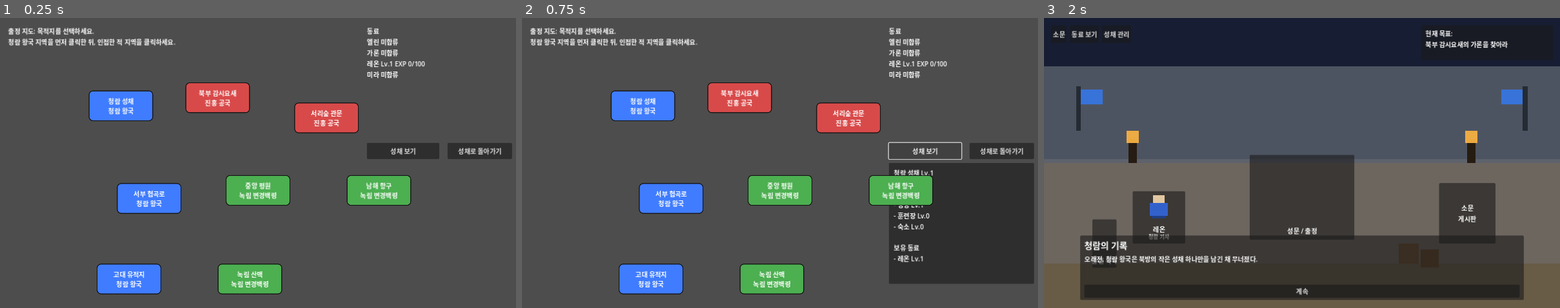
Above: before the commit, frames 1-3 (left to right).
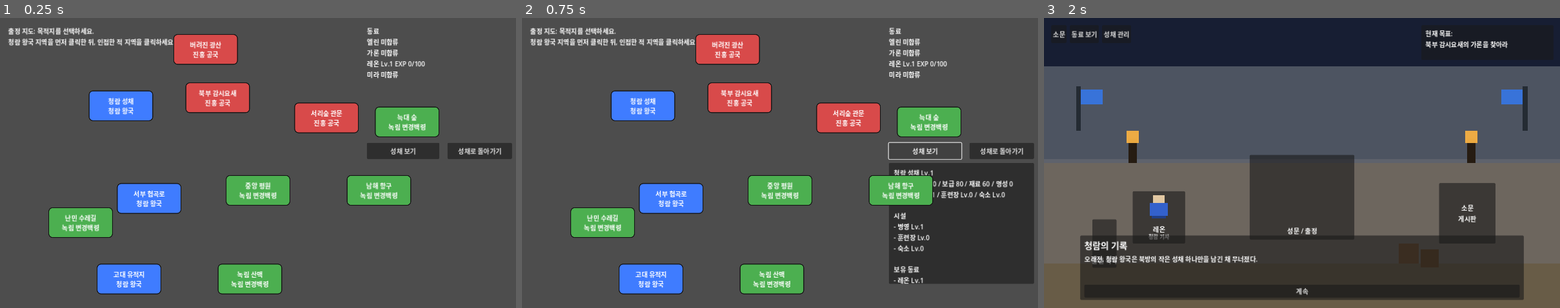
Above: after the commit, the same moments.

Repository: yogitobi31/season-of-warlords
Game: Godot game, scene res://scenes/WorldMap.tscn
The game is run twice, just before and just after one commit, with the same random seed, the same clock (stepped at 60 frames per second) and the same inputs. This scene is started directly instead of the project's main scene.
Inputs:
- Up to frame 1 (0.25 s): no input
- Up to frame 2 (0.75 s): click "성채 보기" at 0.5 s
- Up to frame 3 (2 s): click "성채로 돌아가기" at 1.25 s

The runs differ from the first frame. In frame 1, 3.9% of the frame differs, in the area x 9-86%, y 5-76%; in frame 2, 4.9%, in the area x 9-96%, y 5-92%; in frame 3, nothing differs.

Commit message:
Add preparation loop with resources, upgrades, and side expeditions

Diff:
--- a/scripts/Battle.gd
+++ b/scripts/Battle.gd
@@ -39,6 +39,9 @@
 	var joined_companions: Array = GameState.get_joined_companions()
 	var front_center_y: float = 360.0
 	var deployed_companions: Array[String] = []
+	var soldier_hp_bonus: float = GameState.get_soldier_hp_bonus()
+	var soldier_attack_bonus: float = GameState.get_soldier_attack_bonus()
+	var morale_bonus: float = GameState.get_army_morale_bonus()
 	var companion_count: int = joined_companions.size()
 	if companion_count > UNITS_PER_TEAM:
 		companion_count = UNITS_PER_TEAM
@@ -52,7 +55,13 @@
 			p.unit_name = str(companion.get("name", "동료"))
 			p.level = int(companion.get("level", 1))
 			_apply_companion_stats(p, str(companion.get("id", "")), p.level)
+			p.max_hp += soldier_hp_bonus * 0.35
+			p.attack_power += soldier_attack_bonus * 0.35
+			p.attack_power += morale_bonus
 			deployed_companions.append(p.unit_name)
+		else:
+			p.max_hp += soldier_hp_bonus
+			p.attack_power += soldier_attack_bonus + morale_bonus
 		var lane: int = i % 5
 		var row: int = i / 5
 		var hero_offset: float = -12.0 if p.is_companion else 0.0
--- a/scripts/CastleHub.gd
+++ b/scripts/CastleHub.gd
@@ -21,6 +21,7 @@
 @onready var info_popup_overlay: Control = $UILayer/InfoPopupOverlay
 @onready var popup_title_label: Label = $UILayer/InfoPopupOverlay/PopupPanel/PopupMargin/PopupVBox/PopupTitleLabel
 @onready var popup_body_label: Label = $UILayer/InfoPopupOverlay/PopupPanel/PopupMargin/PopupVBox/PopupBodyLabel
+@onready var popup_vbox: VBoxContainer = $UILayer/InfoPopupOverlay/PopupPanel/PopupMargin/PopupVBox
 @onready var popup_close_button: Button = $UILayer/InfoPopupOverlay/PopupPanel/PopupMargin/PopupVBox/PopupCloseButton
 
 @onready var rumor_overlay: Control = $UILayer/RumorOverlay
@@ -38,6 +39,9 @@
 var opening_lines: Array[String] = []
 var opening_index: int = 0
 var opening_active: bool = false
+var upgrade_barracks_button: Button
+var upgrade_training_button: Button
+var upgrade_lodging_button: Button
 
 func _ready() -> void:
 	build_character_markers()
@@ -61,7 +65,27 @@
 	castle_event_confirm_button.pressed.connect(_on_castle_event_confirm_pressed)
 	dialogue_confirm_button.pressed.connect(_on_dialogue_confirm_pressed)
 	setup_opening_lines()
+	setup_manage_buttons()
 	start_opening_if_needed()
+
+func setup_manage_buttons() -> void:
+	upgrade_barracks_button = Button.new()
+	upgrade_barracks_button.text = "병영 강화"
+	upgrade_barracks_button.custom_minimum_size = Vector2(0, 34)
+	upgrade_barracks_button.pressed.connect(_on_upgrade_barracks_pressed)
+	popup_vbox.add_child(upgrade_barracks_button)
+
+	upgrade_training_button = Button.new()
+	upgrade_training_button.text = "훈련장 강화"
+	upgrade_training_button.custom_minimum_size = Vector2(0, 34)
+	upgrade_training_button.pressed.connect(_on_upgrade_training_pressed)
+	popup_vbox.add_child(upgrade_training_button)
+
+	upgrade_lodging_button = Button.new()
+	upgrade_lodging_button.text = "숙소 강화"
+	upgrade_lodging_button.custom_minimum_size = Vector2(0, 34)
+	upgrade_lodging_button.pressed.connect(_on_upgrade_lodging_pressed)
+	popup_vbox.add_child(upgrade_lodging_button)
 
 func create_character_sprite(character_name: String, character_title: String, body_color: Color) -> Control:
 	var root: Control = Control.new()
@@ -158,7 +182,7 @@
 func _on_manage_popup_pressed() -> void:
 	if opening_active:
 		return
-	show_popup("성채 관리", build_facilities_text() + "\n\n" + build_castle_people_text())
+	show_popup("성채 관리", build_manage_text())
 
 func show_popup(title: String, body: String) -> void:
 	popup_title_label.text = title
@@ -187,6 +211,44 @@
 		lines.append("- %s Lv.%d" % [str(facility.get("name", "시설")), int(facility.get("level", 0))])
 	return "\n".join(lines)
 
+func build_manage_text() -> String:
+	var cost_barracks: Dictionary = GameState.get_upgrade_cost("barracks")
+	var cost_training: Dictionary = GameState.get_upgrade_cost("training_ground")
+	var cost_lodging: Dictionary = GameState.get_upgrade_cost("lodging")
+	var lines: Array[String] = []
+	lines.append("자원")
+	lines.append("- Gold: %d" % GameState.gold)
+	lines.append("- 보급: %d" % GameState.supplies)
+	lines.append("- 재료: %d" % GameState.materials)
+	lines.append("- 명성: %d" % GameState.renown)
+	lines.append("")
+	lines.append("업그레이드")
+	lines.append("- 병영 Lv.%d (다음 비용 Gold %d / 재료 %d)" % [GameState.barracks_level, int(cost_barracks.get("gold", 0)), int(cost_barracks.get("materials", 0))])
+	lines.append("- 훈련장 Lv.%d (다음 비용 Gold %d / 재료 %d)" % [GameState.training_ground_level, int(cost_training.get("gold", 0)), int(cost_training.get("materials", 0))])
+	lines.append("- 숙소 Lv.%d (다음 비용 Gold %d / 재료 %d)" % [GameState.lodging_level, int(cost_lodging.get("gold", 0)), int(cost_lodging.get("materials", 0))])
+	lines.append("")
+	lines.append(build_facilities_text())
+	lines.append("")
+	lines.append(build_castle_people_text())
+	return "\n".join(lines)
+
+func _on_upgrade_barracks_pressed() -> void:
+	_try_upgrade("barracks")
+
+func _on_upgrade_training_pressed() -> void:
+	_try_upgrade("training_ground")
+
+func _on_upgrade_lodging_pressed() -> void:
+	_try_upgrade("lodging")
+
+func _try_upgrade(upgrade_key: String) -> void:
+	var success: bool = GameState.try_upgrade_castle(upgrade_key)
+	if success:
+		popup_title_label.text = "성채 관리 (강화 성공)"
+	else:
+		popup_title_label.text = "성채 관리 (자원 부족)"
+	popup_body_label.text = build_manage_text()
+
 func build_castle_people_text() -> String:
 	var lines: Array[String] = ["성채 인물"]
 	for companion_data: Dictionary in GameState.get_joined_companions():
--- a/scripts/GameState.gd
+++ b/scripts/GameState.gd
@@ -19,6 +19,7 @@
 
 const COMPANION_EXP_PER_WIN: int = 30
 const COMPANION_LEVELUP_EXP: int = 100
+const DEFAULT_BATTLE_REWARD: Dictionary = {"gold": 60, "materials": 15, "renown": 3, "companion_exp": 30}
 
 # 지역 원본 데이터 (인접 정보 포함)
 var regions: Dictionary = {}
@@ -39,6 +40,13 @@
 var active_rumor_id: String = ""
 var rumors: Dictionary = {}
 var completed_rumors: Array[String] = []
+var gold: int = 120
+var supplies: int = 80
+var materials: int = 60
+var renown: int = 0
+var barracks_level: int = 1
+var training_ground_level: int = 0
+var lodging_level: int = 0
 
 # 기본 성채 데이터 (MVP)
 var fortress_data: Dictionary = {
@@ -72,6 +80,13 @@
 	clear_selection()
 	last_battle_result = ""
 	last_battle_message = ""
+	gold = 120
+	supplies = 80
+	materials = 60
+	renown = 0
+	barracks_level = 1
+	training_ground_level = 0
+	lodging_level = 0
 
 func initialize_companions() -> void:
 	companions = {
@@ -246,13 +261,13 @@
 			result.append(data)
 	return result
 
-func grant_companion_exp_on_victory() -> Array[String]:
+func grant_companion_exp_on_victory(exp_gain: int = COMPANION_EXP_PER_WIN) -> Array[String]:
 	var level_up_messages: Array[String] = []
 	for companion_id in companions.keys():
 		var companion: Dictionary = companions[companion_id]
 		if not companion.get("joined", false):
 			continue
-		var current_exp: int = int(companion.get("exp", 0)) + COMPANION_EXP_PER_WIN
+		var current_exp: int = int(companion.get("exp", 0)) + exp_gain
 		var current_level: int = int(companion.get("level", 1))
 		while current_exp >= COMPANION_LEVELUP_EXP:
 			current_exp -= COMPANION_LEVELUP_EXP
@@ -325,16 +340,77 @@
 		set_region_owner(defense_region_id, PLAYER_FACTION)
 		last_battle_result = "player_win"
 		var messages: Array[String] = ["승리! %s를 점령했습니다." % attacked_region_name]
+		var rewards: Dictionary = get_region_rewards(defense_region_id)
+		apply_rewards(rewards)
 		queue_story_event_by_region(defense_region_id)
 		if has_pending_story_event():
 			messages.append("새로운 동료 이벤트가 발생했습니다.")
-		messages.append_array(grant_companion_exp_on_victory())
+		var reward_text: String = "보상: Gold %d / 재료 %d / 명성 %d / 동료 EXP %d" % [
+			int(rewards.get("gold", 0)),
+			int(rewards.get("materials", 0)),
+			int(rewards.get("renown", 0)),
+			int(rewards.get("companion_exp", COMPANION_EXP_PER_WIN))
+		]
+		messages.append(reward_text)
+		messages.append_array(grant_companion_exp_on_victory(int(rewards.get("companion_exp", COMPANION_EXP_PER_WIN))))
 		last_battle_message = "\n".join(messages)
 	else:
 		last_battle_result = "player_lose"
 		last_battle_message = "패배... %s로 후퇴합니다." % retreat_region_name
 
 	clear_selection()
+
+func get_region_rewards(region_id: String) -> Dictionary:
+	if not regions.has(region_id):
+		return DEFAULT_BATTLE_REWARD.duplicate(true)
+	var region_data: Dictionary = regions[region_id]
+	var reward_data: Dictionary = region_data.get("reward", DEFAULT_BATTLE_REWARD)
+	return reward_data.duplicate(true)
+
+func apply_rewards(reward_data: Dictionary) -> void:
+	gold += int(reward_data.get("gold", 0))
+	materials += int(reward_data.get("materials", 0))
+	renown += int(reward_data.get("renown", 0))
+	supplies += 5
+
+func get_soldier_hp_bonus() -> float:
+	return float(barracks_level - 1) * 18.0
+
+func get_soldier_attack_bonus() -> float:
+	return float(training_ground_level) * 1.6
+
+func get_army_morale_bonus() -> float:
+	return float(lodging_level) * 0.8
+
+func get_upgrade_cost(upgrade_key: String) -> Dictionary:
+	match upgrade_key:
+		"barracks":
+			return {"gold": 70 + barracks_level * 45, "materials": 30 + barracks_level * 18}
+		"training_ground":
+			return {"gold": 65 + training_ground_level * 50, "materials": 35 + training_ground_level * 20}
+		"lodging":
+			return {"gold": 55 + lodging_level * 40, "materials": 25 + lodging_level * 16}
+		_:
+			return {"gold": 9999, "materials": 9999}
+
+func try_upgrade_castle(upgrade_key: String) -> bool:
+	var cost: Dictionary = get_upgrade_cost(upgrade_key)
+	var need_gold: int = int(cost.get("gold", 0))
+	var need_materials: int = int(cost.get("materials", 0))
+	if gold < need_gold or materials < need_materials:
+		return false
+	gold -= need_gold
+	materials -= need_materials
+	match upgrade_key:
+		"barracks":
+			barracks_level += 1
+		"training_ground":
+			training_ground_level += 1
+		"lodging":
+			lodging_level += 1
+		_:
+			return false
+	return true
 
 func has_companion_joined(companion_id: String) -> bool:
 	if not companions.has(companion_id):
--- a/scripts/RegionData.gd
+++ b/scripts/RegionData.gd
@@ -14,12 +14,15 @@
 
 static func get_regions() -> Dictionary:
 	return {
-		"r1": {"name": "청람 성채", "owner": 0, "pos": Vector2(220, 180), "adjacent": ["r2", "r4"]},
-		"r2": {"name": "북부 감시요새", "owner": 1, "pos": Vector2(460, 160), "adjacent": ["r1", "r3", "r5"]},
-		"r3": {"name": "서리숲 관문", "owner": 1, "pos": Vector2(730, 210), "adjacent": ["r2", "r6"]},
-		"r4": {"name": "서부 협곡로", "owner": 0, "pos": Vector2(290, 410), "adjacent": ["r1", "r5", "r7"]},
-		"r5": {"name": "중앙 평원", "owner": 2, "pos": Vector2(560, 390), "adjacent": ["r2", "r4", "r6", "r8"]},
-		"r6": {"name": "남해 항구", "owner": 2, "pos": Vector2(860, 390), "adjacent": ["r3", "r5"]},
-		"r7": {"name": "고대 유적지", "owner": 0, "pos": Vector2(240, 610), "adjacent": ["r4", "r8"]},
-		"r8": {"name": "녹림 산맥", "owner": 2, "pos": Vector2(540, 610), "adjacent": ["r5", "r7"]}
+		"r1": {"name": "청람 성채", "owner": 0, "pos": Vector2(220, 180), "adjacent": ["r2", "r4"], "danger": "낮음", "recommended": "기본 병력", "reward": {"gold": 40, "materials": 10, "renown": 0, "companion_exp": 20}},
+		"r2": {"name": "북부 감시요새", "owner": 1, "pos": Vector2(460, 160), "adjacent": ["r1", "r3", "r5", "s1"], "danger": "보통", "recommended": "병영 Lv.2", "reward": {"gold": 90, "materials": 25, "renown": 8, "companion_exp": 35}},
+		"r3": {"name": "서리숲 관문", "owner": 1, "pos": Vector2(730, 210), "adjacent": ["r2", "r6", "s3"], "danger": "높음", "recommended": "훈련장 Lv.2", "reward": {"gold": 100, "materials": 30, "renown": 12, "companion_exp": 40}},
+		"r4": {"name": "서부 협곡로", "owner": 0, "pos": Vector2(290, 410), "adjacent": ["r1", "r5", "r7", "s2"], "danger": "보통", "recommended": "병영 Lv.2", "reward": {"gold": 70, "materials": 20, "renown": 4, "companion_exp": 30}},
+		"r5": {"name": "중앙 평원", "owner": 2, "pos": Vector2(560, 390), "adjacent": ["r2", "r4", "r6", "r8"], "danger": "높음", "recommended": "병영 Lv.2 + 훈련장 Lv.2", "reward": {"gold": 120, "materials": 35, "renown": 10, "companion_exp": 45}},
+		"r6": {"name": "남해 항구", "owner": 2, "pos": Vector2(860, 390), "adjacent": ["r3", "r5"], "danger": "높음", "recommended": "훈련장 Lv.2", "reward": {"gold": 110, "materials": 28, "renown": 9, "companion_exp": 42}},
+		"r7": {"name": "고대 유적지", "owner": 0, "pos": Vector2(240, 610), "adjacent": ["r4", "r8"], "danger": "보통", "recommended": "숙소 Lv.1", "reward": {"gold": 80, "materials": 18, "renown": 5, "companion_exp": 30}},
+		"r8": {"name": "녹림 산맥", "owner": 2, "pos": Vector2(540, 610), "adjacent": ["r5", "r7"], "danger": "높음", "recommended": "병영 Lv.2 + 숙소 Lv.2", "reward": {"gold": 130, "materials": 40, "renown": 13, "companion_exp": 48}},
+		"s1": {"name": "버려진 광산", "owner": 1, "pos": Vector2(430, 40), "adjacent": ["r2"], "danger": "낮음", "recommended": "기본 병력", "reward": {"gold": 30, "materials": 55, "renown": 2, "companion_exp": 20}},
+		"s2": {"name": "난민 수레길", "owner": 2, "pos": Vector2(120, 470), "adjacent": ["r4"], "danger": "낮음", "recommended": "숙소 Lv.1", "reward": {"gold": 35, "materials": 12, "renown": 18, "companion_exp": 22}},
+		"s3": {"name": "늑대 숲", "owner": 2, "pos": Vector2(930, 220), "adjacent": ["r3"], "danger": "보통", "recommended": "훈련장 Lv.1", "reward": {"gold": 85, "materials": 16, "renown": 6, "companion_exp": 34}}
 	}
--- a/scripts/WorldMap.gd
+++ b/scripts/WorldMap.gd
@@ -145,6 +145,8 @@
 func refresh_fortress_panel() -> void:
 	var lines: Array[String] = []
 	lines.append("%s Lv.%d" % [GameState.fortress_data["name"], GameState.fortress_data["level"]])
+	lines.append("자원: Gold %d / 보급 %d / 재료 %d / 명성 %d" % [GameState.gold, GameState.supplies, GameState.materials, GameState.renown])
+	lines.append("강화: 병영 Lv.%d / 훈련장 Lv.%d / 숙소 Lv.%d" % [GameState.barracks_level, GameState.training_ground_level, GameState.lodging_level])
 	lines.append("")
 	lines.append("시설")
 	for facility in GameState.fortress_data["facilities"]:
@@ -252,6 +254,10 @@
 		return
 
 	var region_owner: int = GameState.get_region_owner(region_id)
+	var region_data: Dictionary = GameState.regions.get(region_id, {})
+	var danger_text: String = str(region_data.get("danger", "보통"))
+	var recommended_text: String = str(region_data.get("recommended", "기본 병력"))
+	var select_hint: String = "위험도: %s / 권장 준비: %s" % [danger_text, recommended_text]
 
 	if GameState.selected_region_id == "":
 		if region_owner != GameState.PLAYER_FACTION:
@@ -259,7 +265,7 @@
 			refresh_regions()
 			return
 		GameState.selected_region_id = region_id
-		info_label.text = "선택된 지역: %s\n인접한 적 지역을 선택하세요." % GameState.regions[region_id]["name"]
+		info_label.text = "선택된 지역: %s\n%s\n인접한 적 지역을 선택하세요." % [GameState.regions[region_id]["name"], select_hint]
 		refresh_regions()
 		return
 
@@ -275,11 +281,12 @@
 		return
 
 	if region_owner == GameState.PLAYER_FACTION:
-		info_label.text = "아군 지역입니다. 인접한 적 지역을 선택하세요."
+		info_label.text = "아군 지역입니다. 인접한 적 지역을 선택하세요.\n%s" % select_hint
 		refresh_regions()
 		return
 
 	GameState.set_battle_context(GameState.selected_region_id, region_id)
+	info_label.text = "공격 대상: %s\n%s" % [GameState.get_region_name(region_id), select_hint]
 	get_tree().change_scene_to_file("res://scenes/Battle.tscn")
 
 func _on_fortress_button_pressed() -> void:
